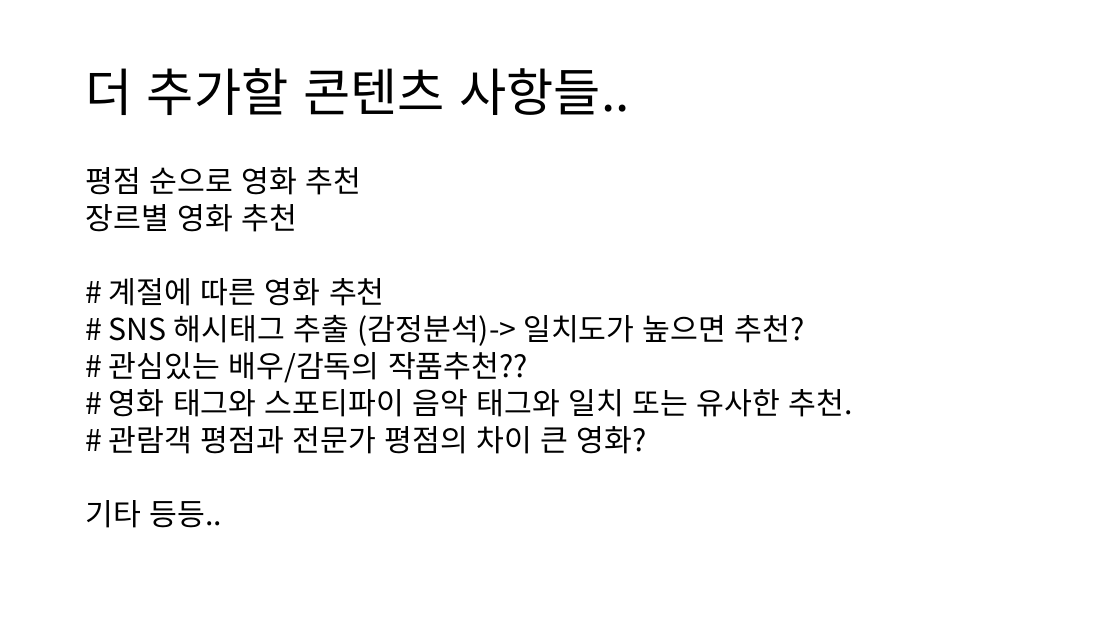
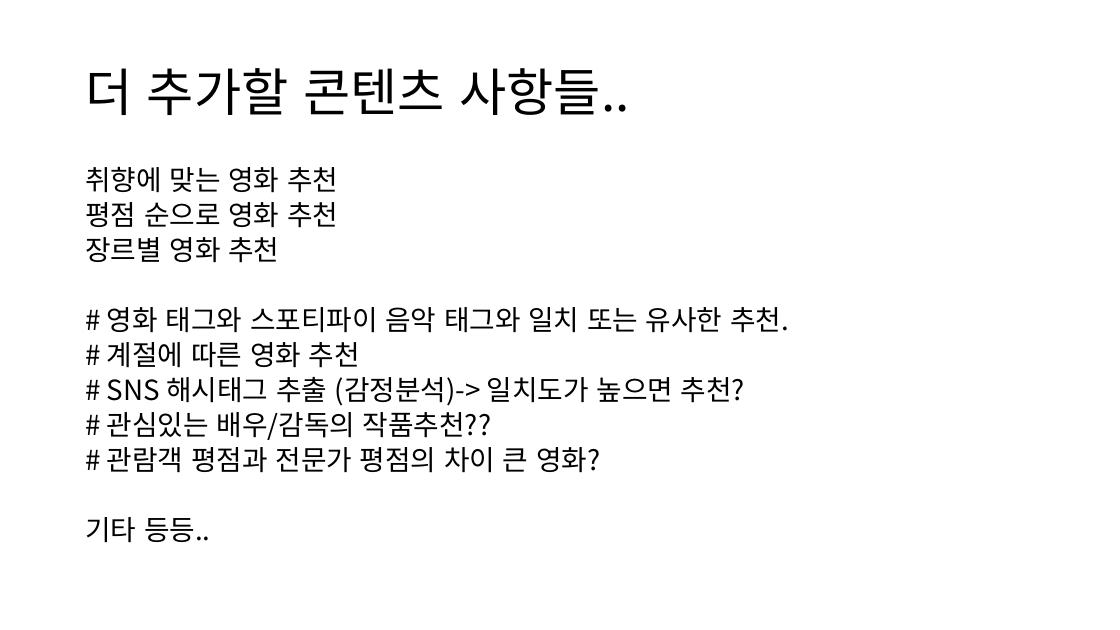
Before and after one commit to laits1/TIL, a slide deck: slide 6 of project/3) 파이널 프로젝트/다양한 추천 알고리즘을 활용한 영화 추천 시스템.pptx. Drawn at 1120x630 pixels with LibreOffice and Linux fonts; fonts in the diff are those of the drawing. Boxes give left, top, right and bottom in pixels: in the first picture for what was removed or moved away, otherwise in the second. Text is boxed around its words. In the diff, an @@ line names an element or a change of style, - is before the commit and + after.

```diff
--- a/project/3) 파이널 프로젝트/다양한 추천 알고리즘을 활용한 영화 추천 시스템.pptx
+++ b/project/3) 파이널 프로젝트/다양한 추천 알고리즘을 활용한 영화 추천 시스템.pptx
@@ text at bbox=[85, 166, 338, 193]: paragraph added @@
+취향에 맞는 영화 추천
@@ text at bbox=[85, 202, 745, 543]: size 25.9 to 23.8 pt in "평점 순으로 영화 추천", "장르별 영화 추천", "# 계절에 따른 영화 추천", "# SNS 해시태그 추출 (감정분석)-> 일치도가 높으면 ..." and 3 more places @@
@@ text at bbox=[107, 307, 789, 333]: paragraph added @@
+# 영화 태그와 스포티파이 음악 태그와 일치 또는 유사한 추천.
@@ text at bbox=[109, 389, 853, 417]: paragraph removed @@
-# 영화 태그와 스포티파이 음악 태그와 일치 또는 유사한 추천.
```
Also in this commit, not shown: 2 other slides changed, 5 other files.
